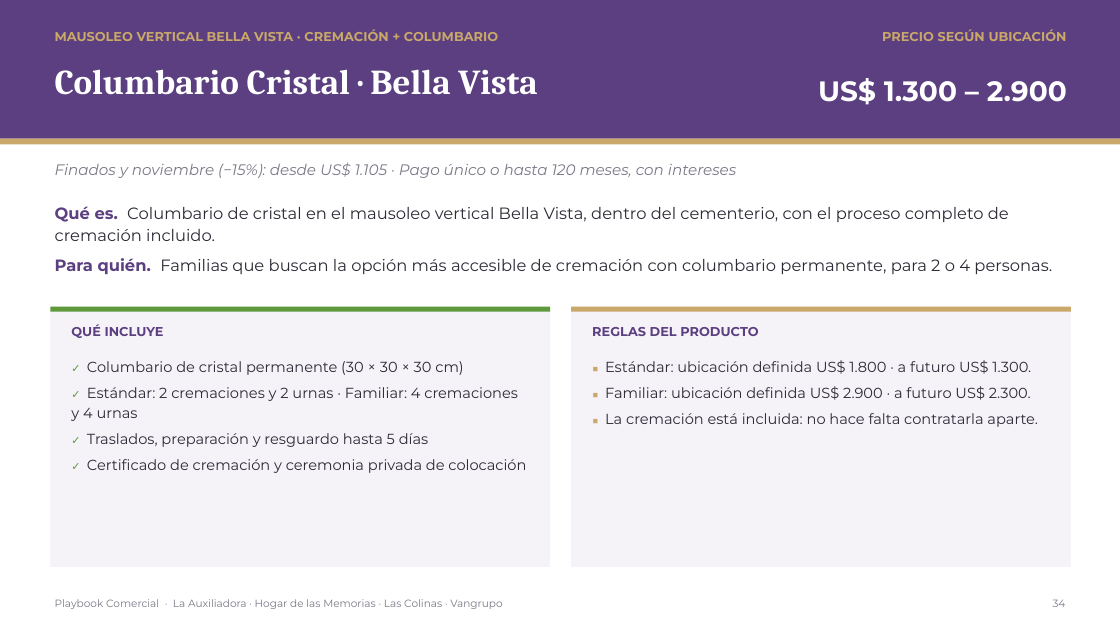
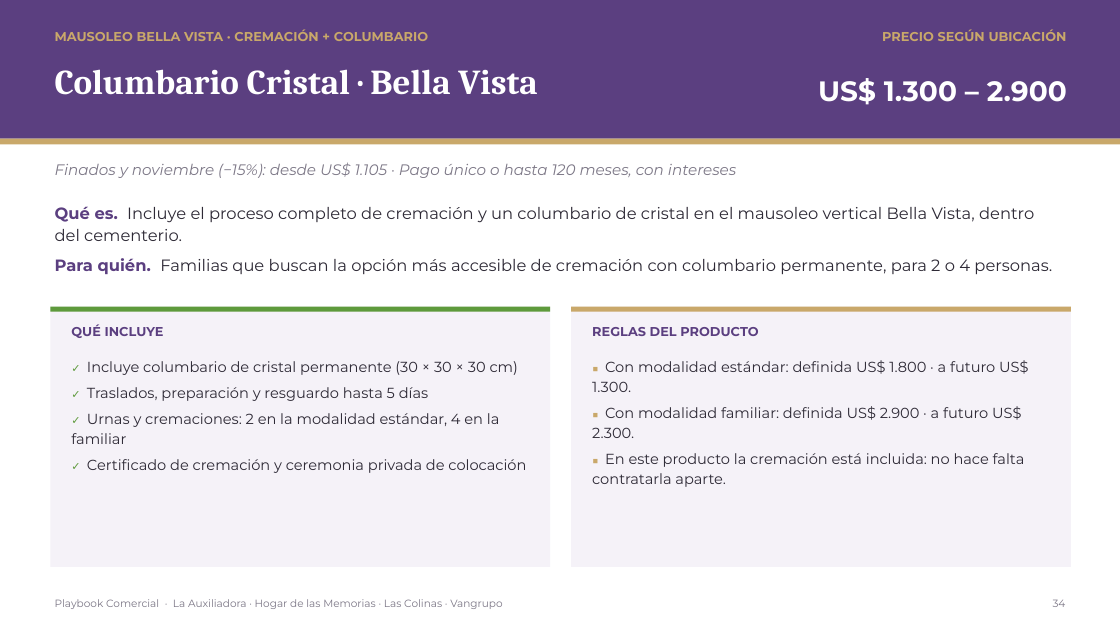
Before and after one commit to os267/teste, a slide deck: slide 34 of playbook/salida/Playbook_Comercial_Cremacion_Vangrupo.pptx. Drawn at 1120x630 pixels with LibreOffice and Linux fonts; fonts in the diff are those of the drawing. Boxes give left, top, right and bottom in pixels: in the first picture for what was removed or moved away, otherwise in the second. Text is boxed around its words. In the diff, an @@ line names an element or a change of style, - is before the commit and + after.

```diff
--- a/playbook/salida/Playbook_Comercial_Cremacion_Vangrupo.pptx
+++ b/playbook/salida/Playbook_Comercial_Cremacion_Vangrupo.pptx
@@ text at (x1=55, y1=29, x2=428, y2=41): text changed @@
-MAUSOLEO VERTICAL BELLA VISTA · CREMACIÓN + COLUMBARIO
+MAUSOLEO BELLA VISTA · CREMACIÓN + COLUMBARIO
@@ text at (x1=55, y1=206, x2=1034, y2=241): text changed @@
-Qué es. Columbario de cristal en el mausoleo vertical Bella Vista, dentro del cementerio, con el proceso completo de cremación incluido.
+Qué es. Incluye el proceso completo de cremación y un columbario de cristal en el mausoleo vertical Bella Vista, dentro del cementerio.
@@ text at (x1=87, y1=361, x2=518, y2=375): text changed @@
-✓ Columbario de cristal permanente (30 × 30 × 30 cm)
-✓ Estándar: 2 cremaciones y 2 urnas · Familiar: 4 cremaciones y 4 urnas
+✓ Incluye columbario de cristal permanente (30 × 30 × 30 cm)
@@ text at (x1=592, y1=360, x2=1028, y2=487): text changed @@
-■ Estándar: ubicación definida US$ 1.800 · a futuro US$ 1.300.
-■ Familiar: ubicación definida US$ 2.900 · a futuro US$ 2.300.
-■ La cremación está incluida: no hace falta contratarla aparte.
+■ Con modalidad estándar: definida US$ 1.800 · a futuro US$ 1.300.
+■ Con modalidad familiar: definida US$ 2.900 · a futuro US$ 2.300.
+■ En este producto la cremación está incluida: no hace falta contratarla aparte.
@@ text at (x1=71, y1=413, x2=500, y2=444): paragraph added @@
+✓ Urnas y cremaciones: 2 en la modalidad estándar, 4 en la familiar
```
Also in this commit, not shown: 4 other slides changed, 5 other files.
